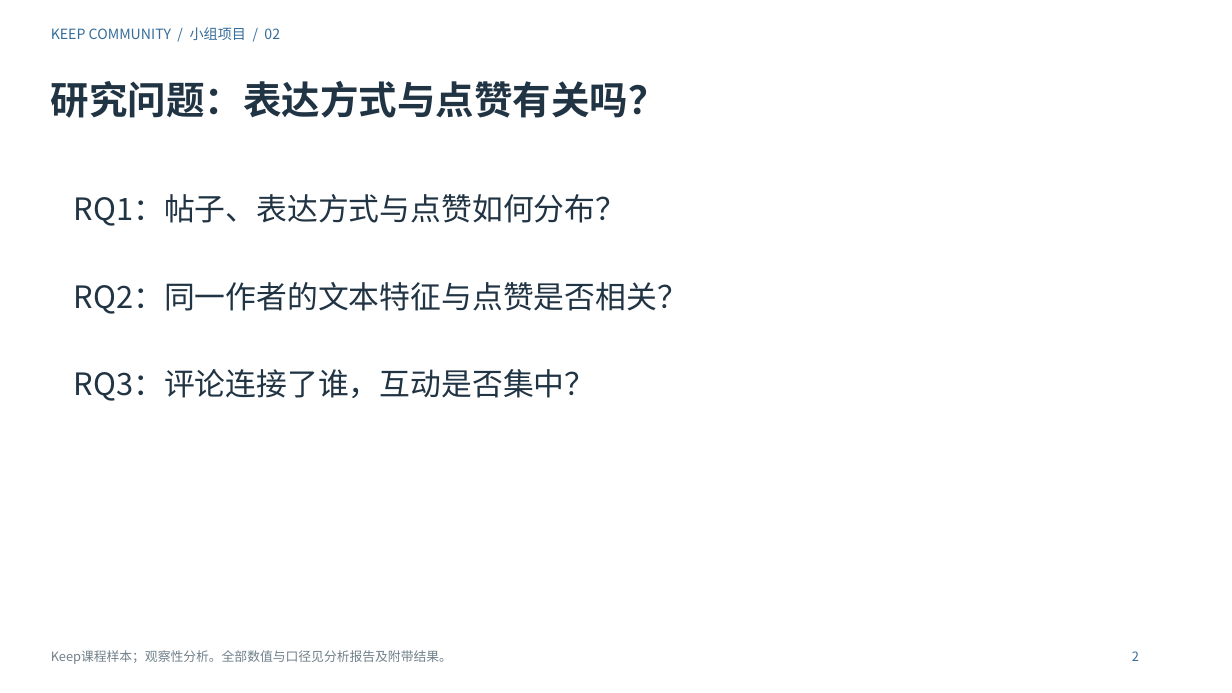
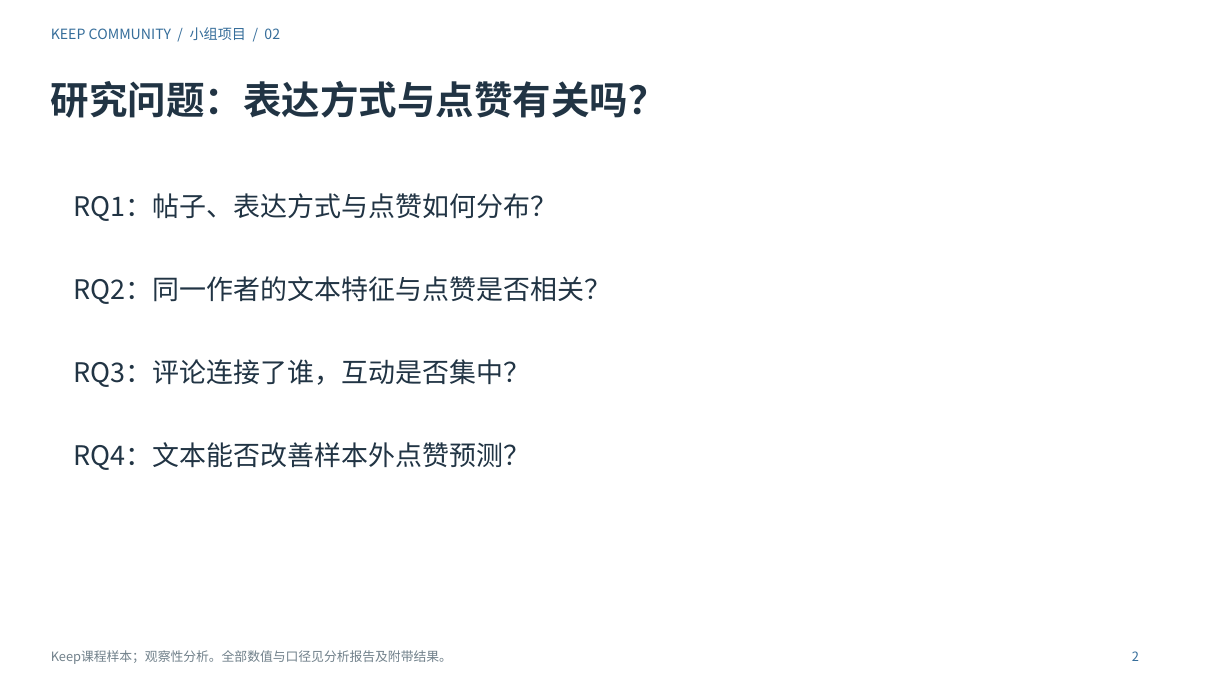
Before and after one commit to Charlie-ChenLin/keep-community-analysis, a slide deck: slide 2 of 演示文稿.pptx. Drawn at 1232x693 pixels with LibreOffice and Linux fonts; fonts in the diff are those of the drawing. Boxes give left, top, right and bottom in pixels: in the first picture for what was removed or moved away, otherwise in the second. Text is boxed around its words. In the diff, an @@ line names an element or a change of style, - is before the commit and + after.

```diff
--- a/演示文稿.pptx
+++ b/演示文稿.pptx
@@ text at (x1=74, y1=193, x2=611, y2=387): size 24 to 21 pt in "RQ1：帖子、表达方式与点赞如何分布？", "RQ2：同一作者的文本特征与点赞是否相关？", "RQ3：评论连接了谁，互动是否集中？" @@
@@ text at (x1=74, y1=442, x2=530, y2=470): paragraph added @@
+RQ4：文本能否改善样本外点赞预测？
```
Also in this commit, not shown: 12 other slides changed, 7 slides added, 57 other files.
